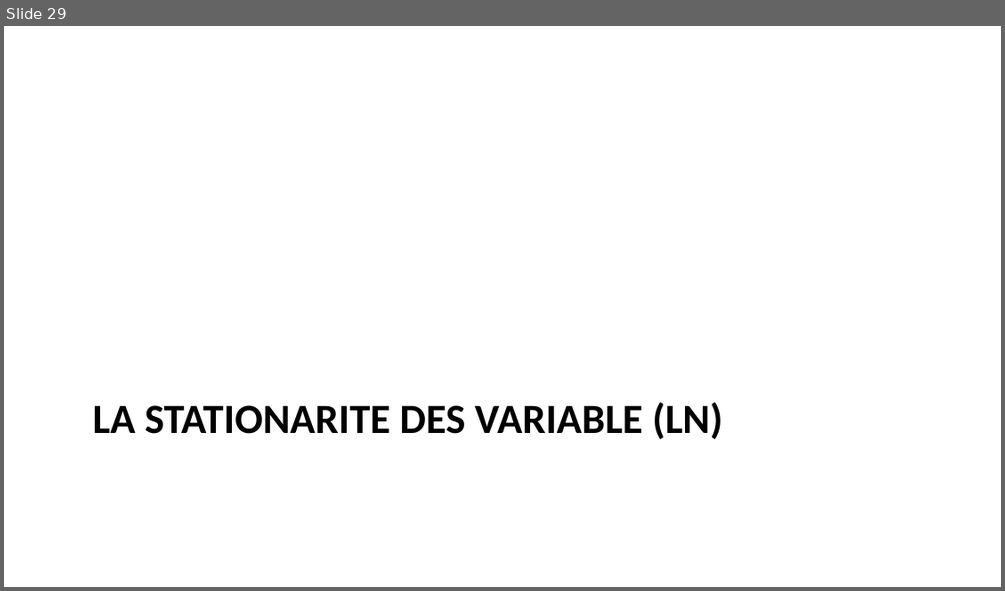
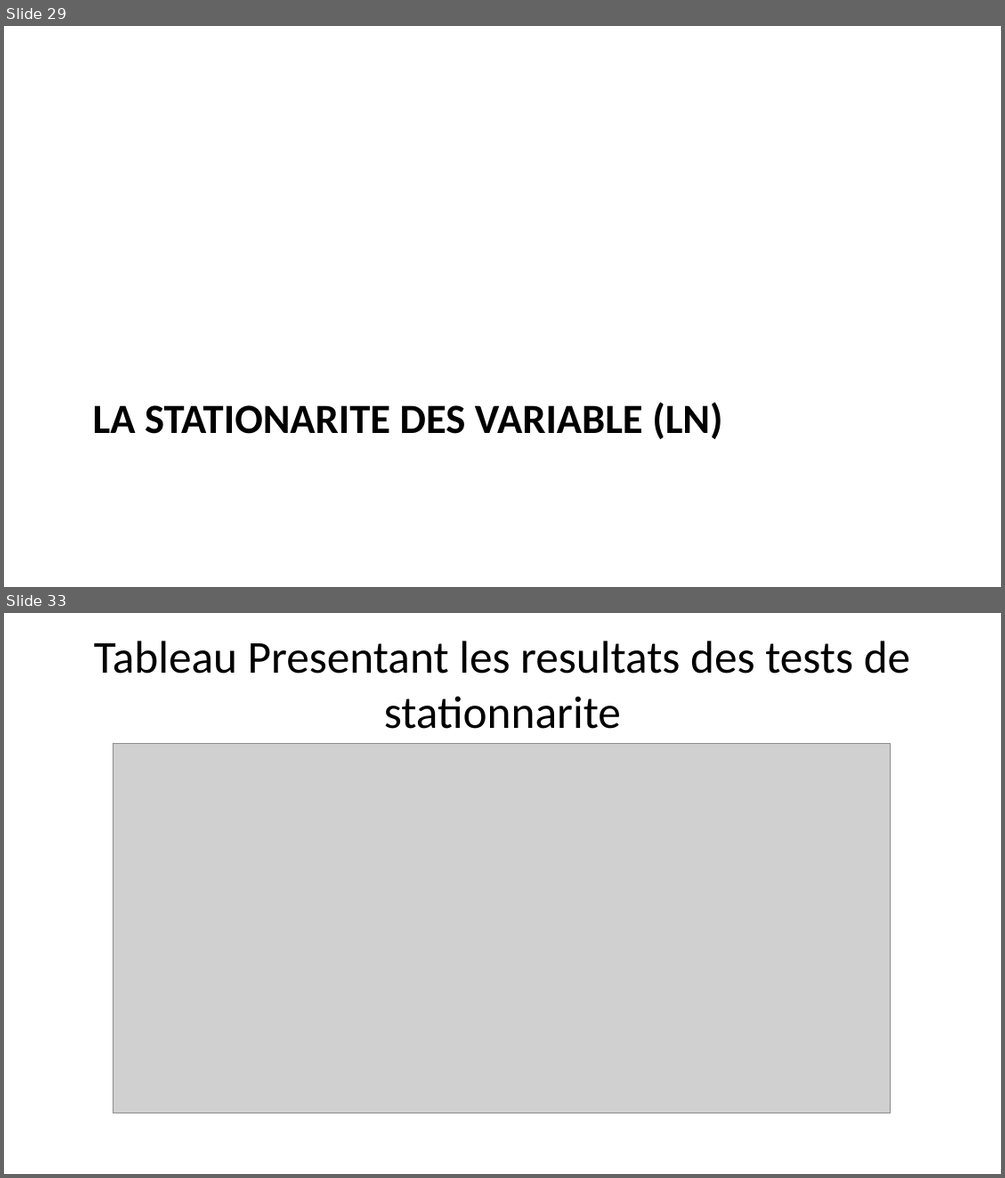
Before and after one commit to AD0791/Presentation_thesis, a slide deck: modele_presentation.pptx. Shown one above the other, each under a label of ours: slide 29 before the commit, slides 29 and 33 after it; the slides between them are not shown. The pictures are 1005x591 and 1005x1178 pixels, drawn with LibreOffice and Linux fonts; fonts in the diff are those of the drawing; grey boxes stand for pictures. Boxes give left, top, right and bottom in pixels: in the first picture for what was removed or moved away, otherwise in the second. Text is boxed around its words. In the diff, an @@ line names an element or a change of style, - is before the commit and + after.

```diff
--- a/modele_presentation.pptx
+++ b/modele_presentation.pptx
@@ slide 33 added at bbox=[4, 613, 1001, 1174], background #FFFFFF @@
@@ title added at bbox=[94, 641, 910, 729], 33 pt, text #000000 @@
+Tableau Presentant les resultats des tests de stationnarite
@@ picture added at bbox=[113, 744, 890, 1113] @@
```
Also in this commit, not shown: 1 slide changed, 2 other slides added, 1 slide removed, 3 other files.
